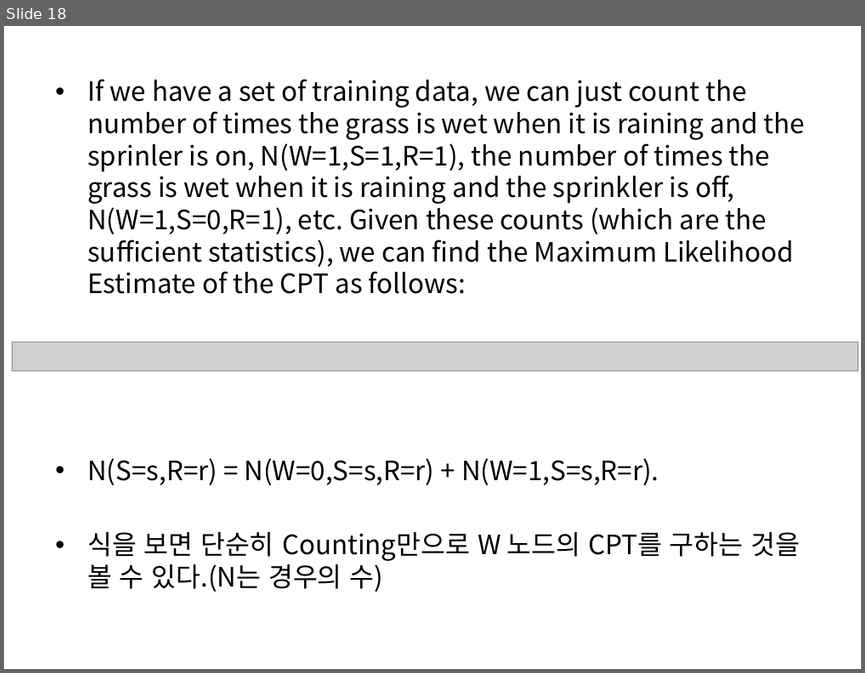
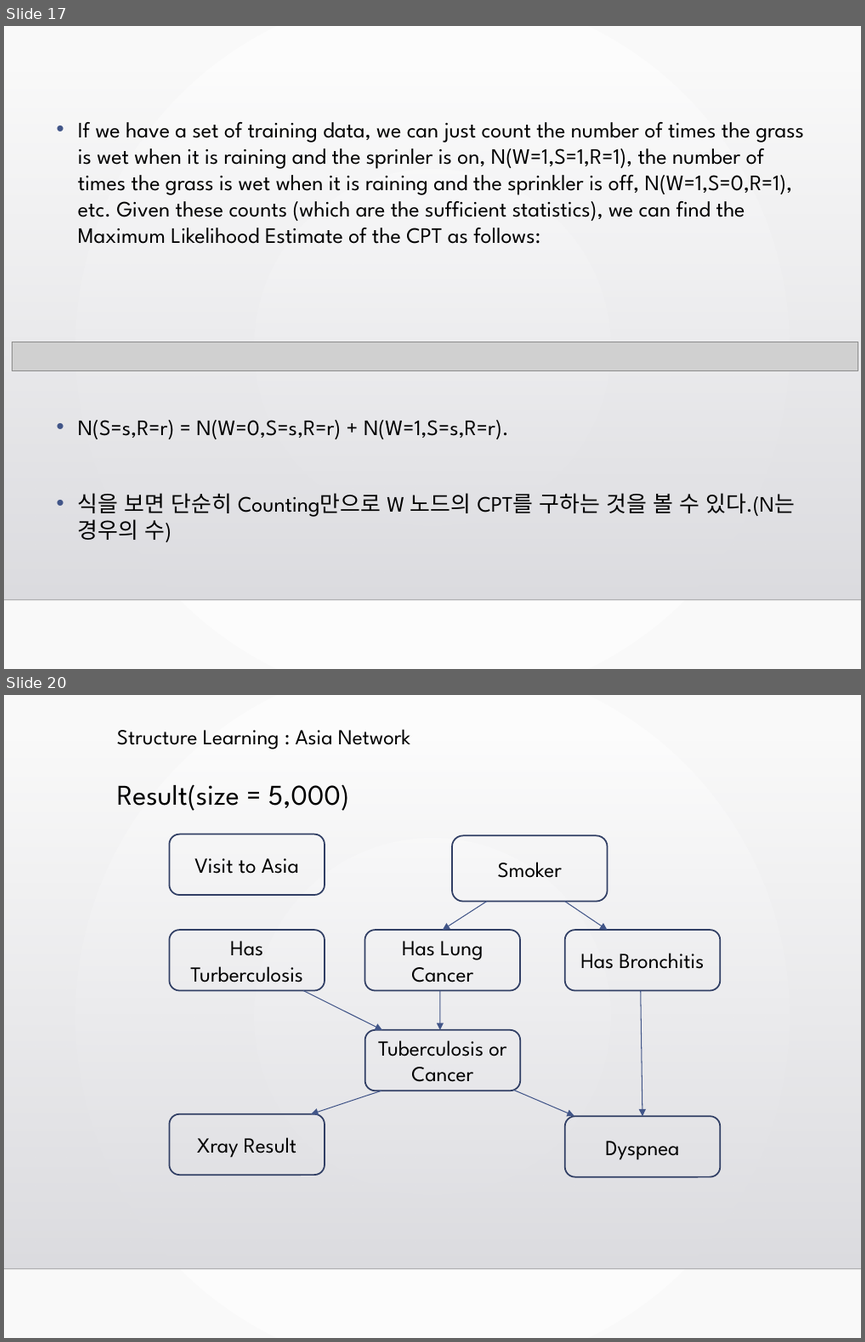
Before and after one commit to LEECHHE/capstone, a slide deck: papers/Bayesian.Network.pptx. Shown one above the other, each under a label of ours: slide 18 before the commit, slides 17 and 20 after it; the slides between them are not shown. The pictures are 865x673 and 865x1342 pixels, drawn with LibreOffice and Linux fonts; fonts in the diff are those of the drawing; grey boxes stand for pictures; background and template pictures are left out. Boxes give left, top, right and bottom in pixels: in the first picture for what was removed or moved away, otherwise in the second. Text is boxed around its words. In the diff, an @@ line names an element or a change of style, - is before the commit and + after.

```diff
--- a/papers/Bayesian.Network.pptx
+++ b/papers/Bayesian.Network.pptx
@@ slide 20 added at (4,695,861,1338), background gradient #FFFFFF to #FAFAFA; not listed: 2 template elements that a slide beside it also shows @@
@@ text added at (117,729,410,749), 18 pt, text #000000 @@
+Structure Learning : Asia Network
@@ text added at (117,784,349,811), 24 pt, text #000000 @@
+Result(size = 5,000)
@@ rounded rectangle added at (170,834,324,895), outline #303F65 1.25 pt, 18 pt, text #000000 @@
+Visit to Asia
@@ rounded rectangle added at (452,835,608,902), outline #303F65 1.25 pt, 18 pt, text #000000 @@
+Smoker
@@ arrow added from (487, 902) to (443, 930), #415588 0.75 pt @@
@@ arrow added from (564, 902) to (608, 930), #415588 0.75 pt @@
@@ rounded rectangle added at (170,930,324,991), outline #303F65 1.25 pt, 18 pt, text #000000 @@
+Has Turberculosis
@@ rounded rectangle added at (364,930,520,991), outline #303F65 1.25 pt, 18 pt, text #000000 @@
+Has Lung Cancer
@@ rounded rectangle added at (564,930,720,991), outline #303F65 1.25 pt, 18 pt, text #000000 @@
+Has Bronchitis
@@ arrow added from (303, 991) to (382, 1030), #415588 0.75 pt @@
@@ arrow added from (440, 991) to (440, 1030), #415588 0.75 pt @@
@@ arrow added from (641, 991) to (642, 1116), #415588 0.75 pt @@
@@ rounded rectangle added at (364,1030,520,1091), outline #303F65 1.25 pt, 18 pt, text #000000 @@
+Tuberculosis or Cancer
@@ arrow added from (381, 1091) to (311, 1114), #415588 0.75 pt @@
@@ arrow added from (513, 1090) to (574, 1116), #415588 0.75 pt @@
@@ rounded rectangle added at (170,1114,324,1174), outline #303F65 1.25 pt, 18 pt, text #000000 @@
+Xray Result
@@ rounded rectangle added at (564,1116,720,1176), outline #303F65 1.25 pt, 18 pt, text #000000 @@
+Dyspnea
@@ what was slide 18 is now slide 17 @@
@@ slide 17 changed as well @@
@@ background #FFFFFF to gradient #FFFFFF to #FAFAFA @@
@@ rectangle added at (4,69,861,599), fill gradient #DCDCE0 to #DEDEE2 @@
@@ text "If we have a set ...": place and size @@
-text "If we have a set ..." at (87,79,805,591)
+text "If we have a set ..." at (78,122,804,542)
@@ text "If we have a set ..." at (78,122,804,542): size 22.4 to 18.5 pt, font Noto Sans CJK KR to League Spartan; indent changed; more space between paragraphs @@
@@ line added from (4, 599) to (861, 599), #000001 1 pt @@
```
Also in this commit, not shown: 16 other slides changed, 3 other slides added, 1 slide removed, 3 other files.
